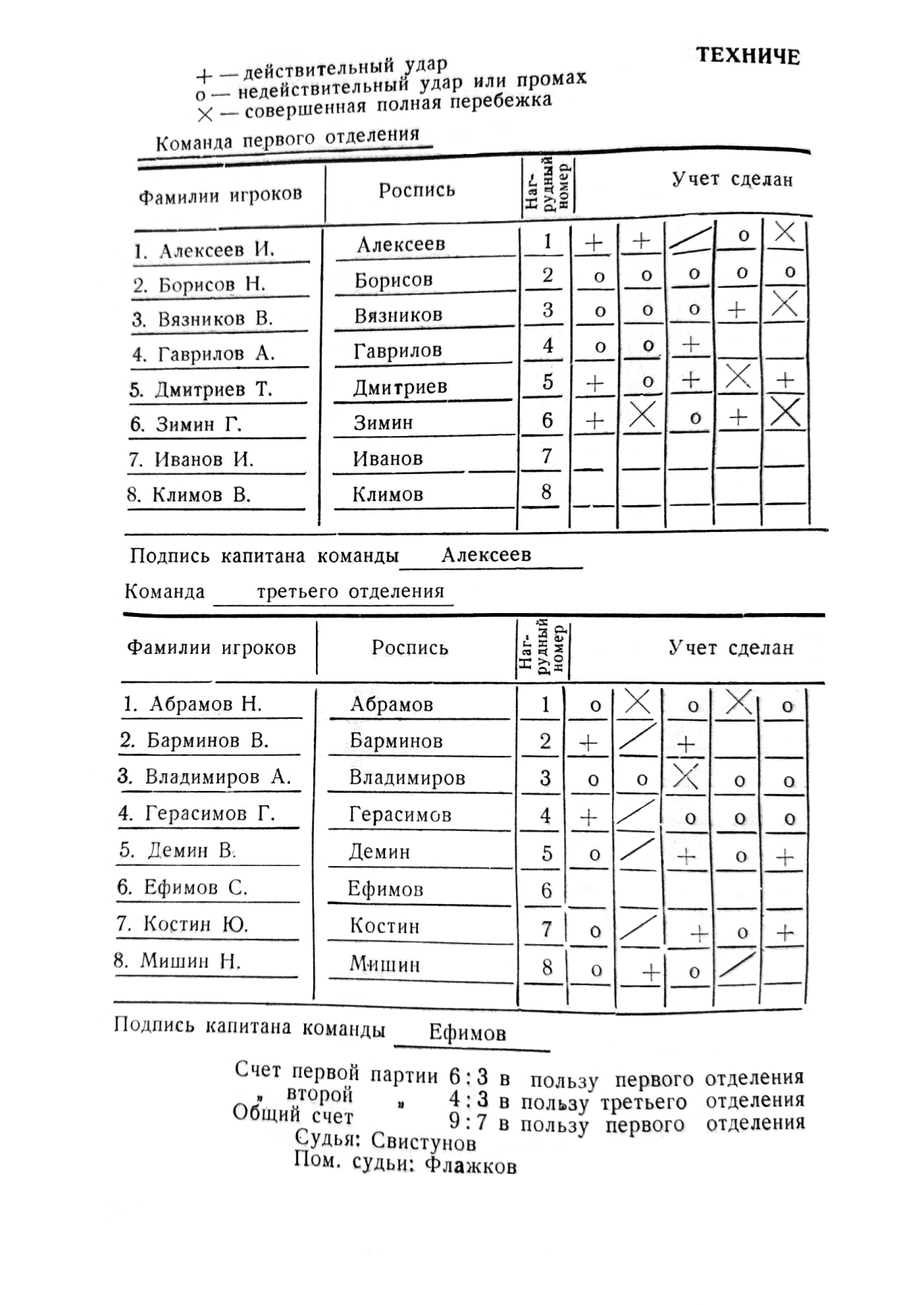
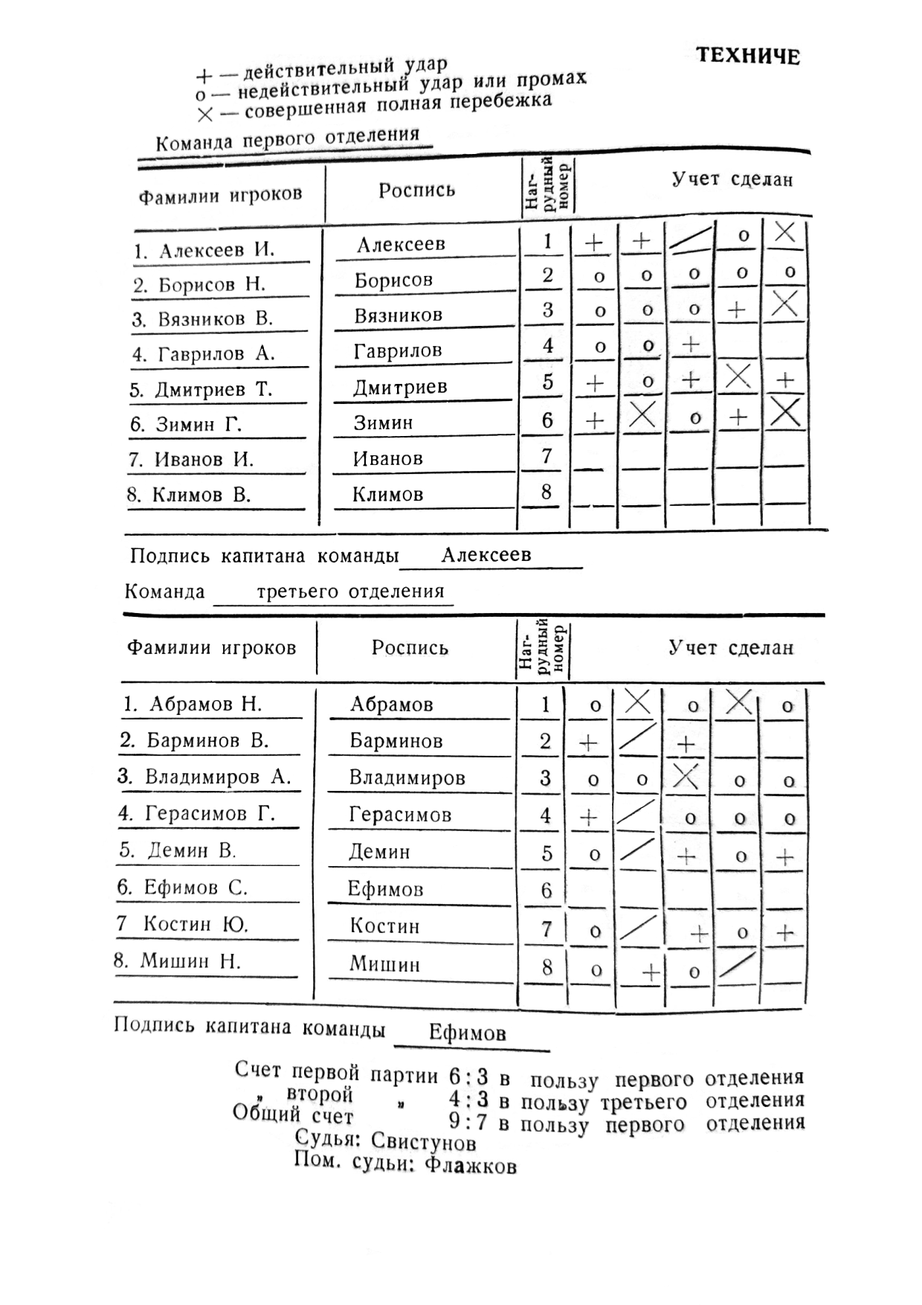
Layer changes from the first (922, 1305) image to the second:
painted on "Background" over [110, 227, 587, 980]
